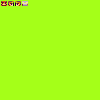
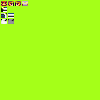
Before/after of a 100 x 100 layered artwork. What changed in the layer stack:
added layer "SelectionHandFaded" above "SelectionHand" over [8, 19, 14, 24]
added layer "SelectionHand" above "BattleLootScreen" over [1, 19, 7, 24]
added layer "BattleLootScreen" above "BattleScreen" over [8, 13, 14, 18]
added layer "BattleScreen" above "StartMenu" over [1, 13, 7, 18]
added layer "StartMenu" above "Worldmap Cecil North" over [1, 7, 7, 12]
